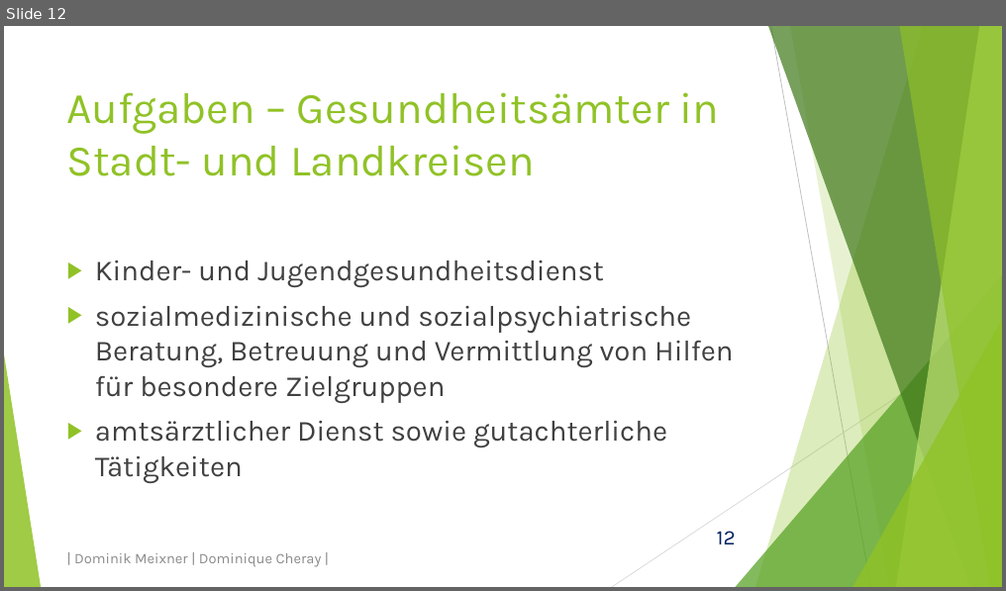
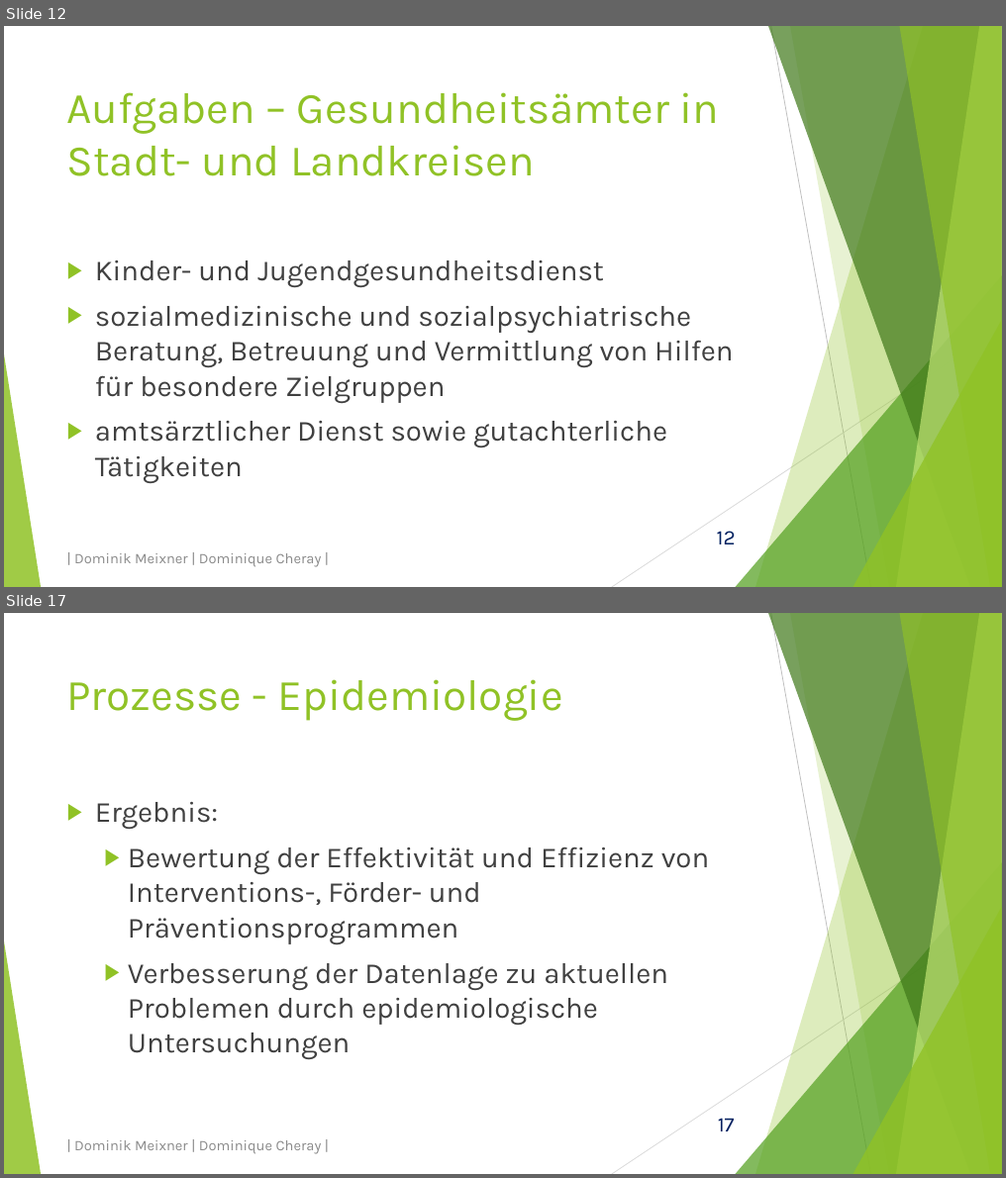
Before and after one commit to domeix/BlaBla, a slide deck: GesundheitsamtPraes.pptx. Shown one above the other, each under a label of ours: slide 12 before the commit, slides 12 and 17 after it; the slides between them are not shown. The pictures are 1006x591 and 1006x1178 pixels, drawn with LibreOffice and Linux fonts; fonts in the diff are those of the drawing. Boxes give left, top, right and bottom in pixels: in the first picture for what was removed or moved away, otherwise in the second. Text is boxed around its words. In the diff, an @@ line names an element or a change of style, - is before the commit and + after.

Commit message:
Wieder Präsentation
Präsentation um Prozesse erweitert

```diff
--- a/GesundheitsamtPraes.pptx
+++ b/GesundheitsamtPraes.pptx
@@ slide 17 added at [4,613,1002,1174], background #FFFFFF; not listed: 11 template elements that a slide beside it also shows @@
@@ title added at [67,679,563,721], 42 pt, text #90C226 @@
+Prozesse - Epidemiologie
@@ text added at [95,802,710,1059], 28 pt, text #404040 @@
+▶ Ergebnis:
+  ▶ Bewertung der Effektivität und Effizienz von Interventions-, Förder- und Präventionsprogrammen
+  ▶ Verbesserung der Datenlage zu aktuellen Problemen durch epidemiologische Untersuchungen
@@ text added at [74,1141,322,1155], 14 pt, text #8C8C8C @@
+| Dominik Meixner | Dominique Cheray |
```
Also in this commit, not shown: 1 slide changed, 7 other slides added, 2 other files.
